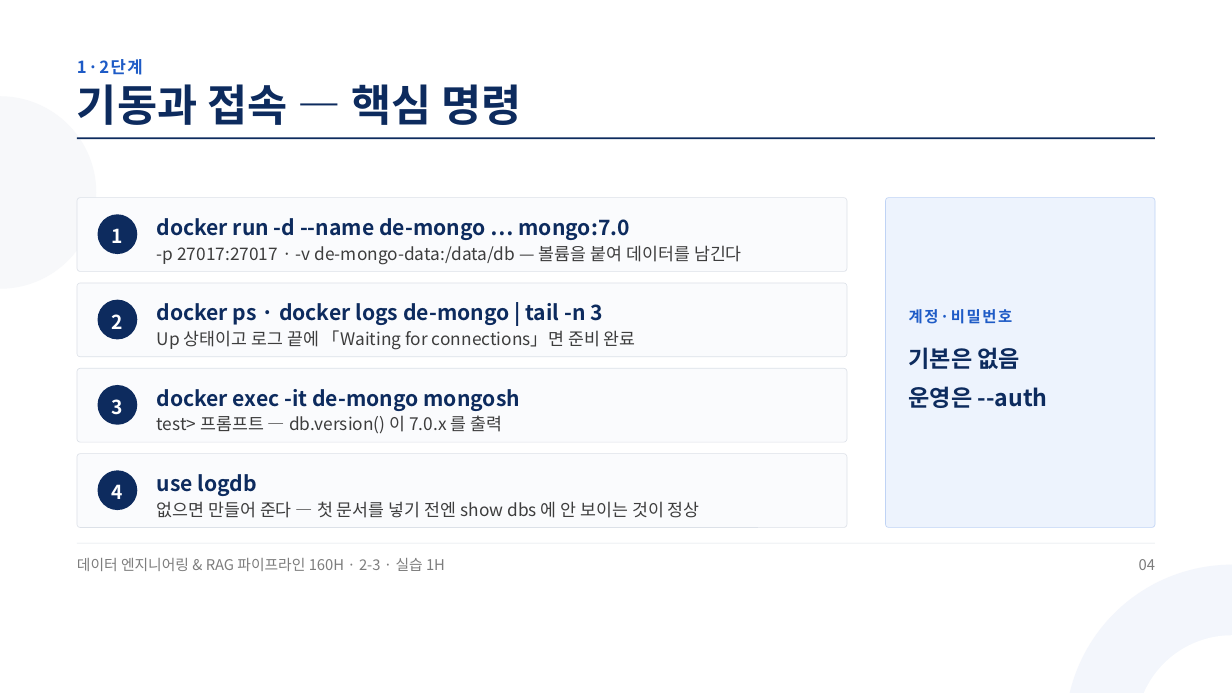
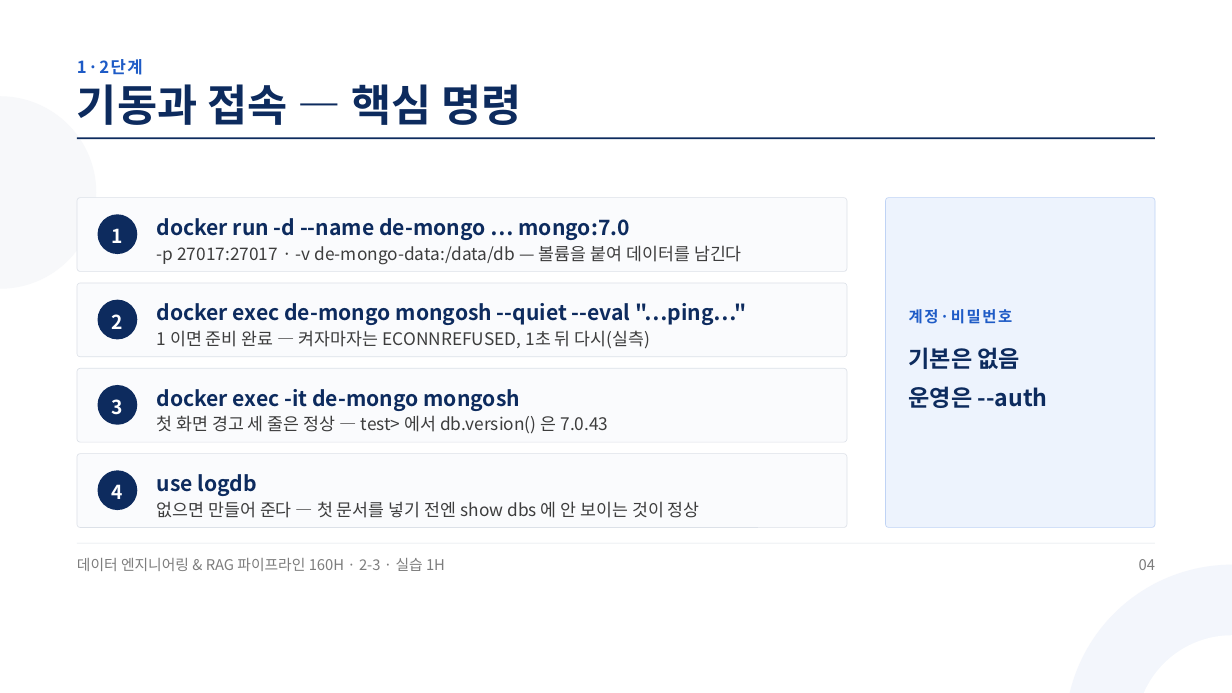
Before and after one commit to aebonlee/materials, a slide deck: slide 4 of data-eng/decks/w2d3s2.pptx. Drawn at 1232x693 pixels with LibreOffice and Linux fonts; fonts in the diff are those of the drawing. Boxes give left, top, right and bottom in pixels: in the first picture for what was removed or moved away, otherwise in the second. Text is boxed around its words. In the diff, an @@ line names an element or a change of style, - is before the commit and + after.

```diff
--- a/data-eng/decks/w2d3s2.pptx
+++ b/data-eng/decks/w2d3s2.pptx
@@ text at [157, 303, 746, 325]: text changed @@
-docker ps · docker logs de-mongo | tail -n 3
+docker exec de-mongo mongosh --quiet --eval "…ping…"
@@ text at [157, 330, 651, 348]: text changed @@
-Up 상태이고 로그 끝에 「Waiting for connections」면 준비 완료
+1 이면 준비 완료 — 켜자마자는 ECONNREFUSED, 1초 뒤 다시(실측)
@@ text at [157, 415, 608, 433]: text changed @@
-test> 프롬프트 — db.version() 이 7.0.x 를 출력
+첫 화면 경고 세 줄은 정상 — test> 에서 db.version() 은 7.0.43
```
Also in this commit, not shown: 4 other slides changed, 9 other files.
